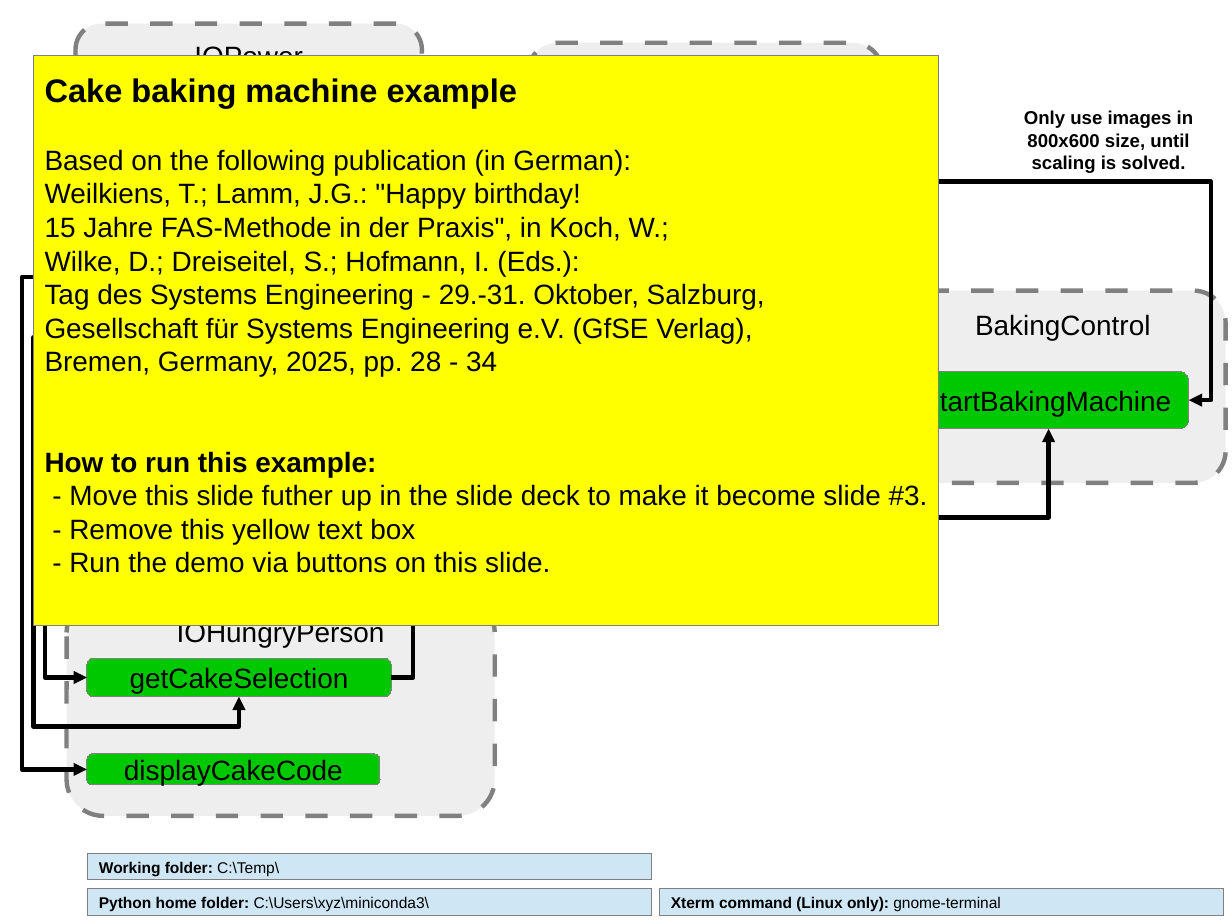
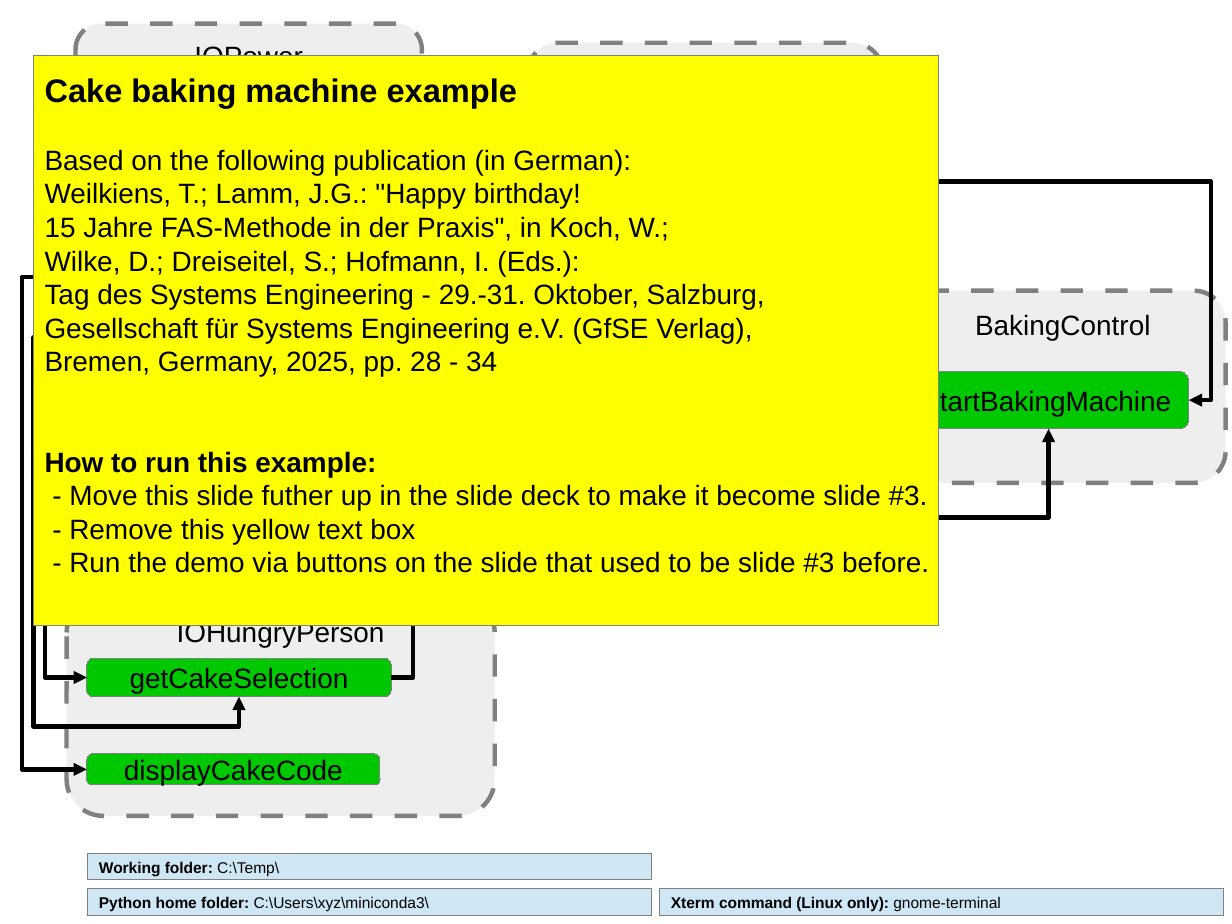
Before and after one commit to GfSE/fas4sysmlv2, a slide deck: slide 7 of src/io/usecase-activity-editor/fas_frontend.odp. Drawn at 1232x924 pixels with LibreOffice and Linux fonts; fonts in the diff are those of the drawing. Boxes give left, top, right and bottom in pixels: in the first picture for what was removed or moved away, otherwise in the second. Text is boxed around its words. In the diff, an @@ line names an element or a change of style, - is before the commit and + after.

Commit message:
Fixed cake baking machine example

```diff
--- a/src/io/usecase-activity-editor/fas_frontend.odp
+++ b/src/io/usecase-activity-editor/fas_frontend.odp
@@ text removed at (1024, 110, 1193, 173) @@
-Only use images in 800x600 size, until scaling is solved.
@@ text in rectangle at (69, 551, 929, 573): text changed @@
-- Run the demo via buttons on this slide.
+- Run the demo via buttons on the slide that used to be slide #3 before.
```
